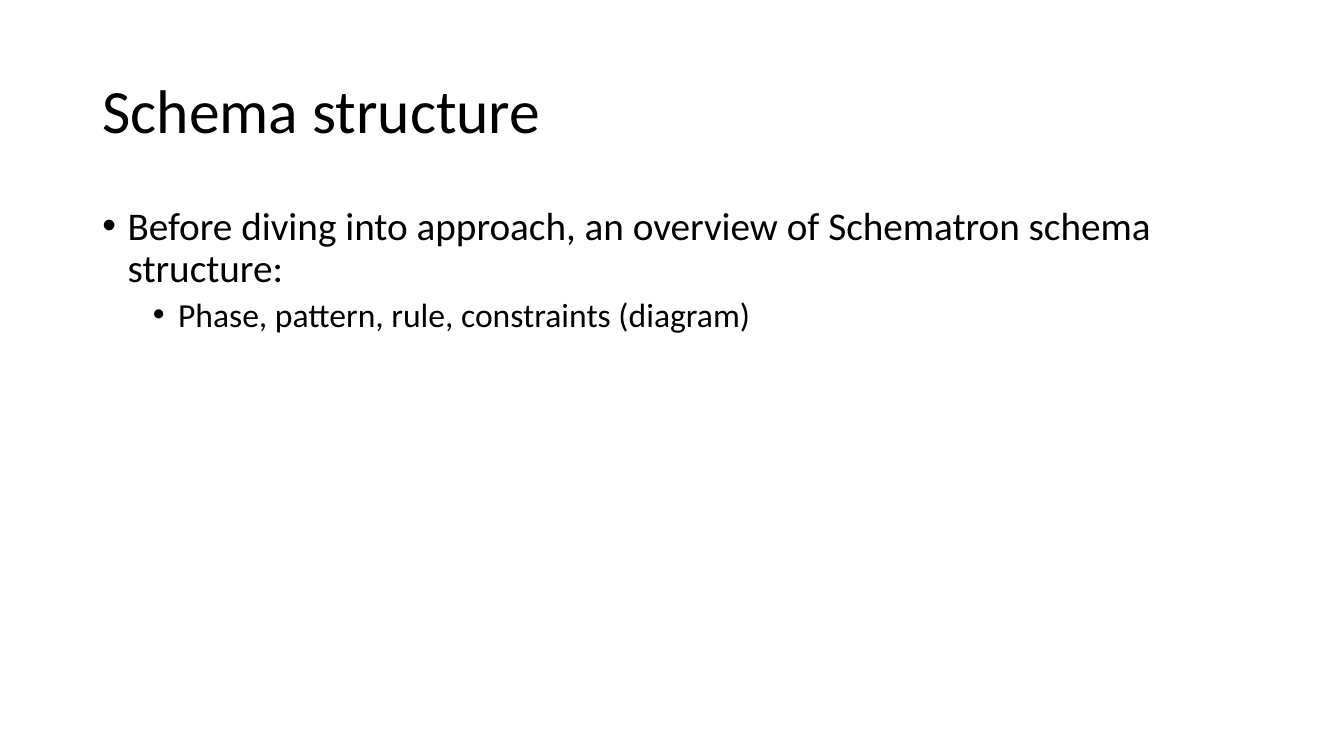
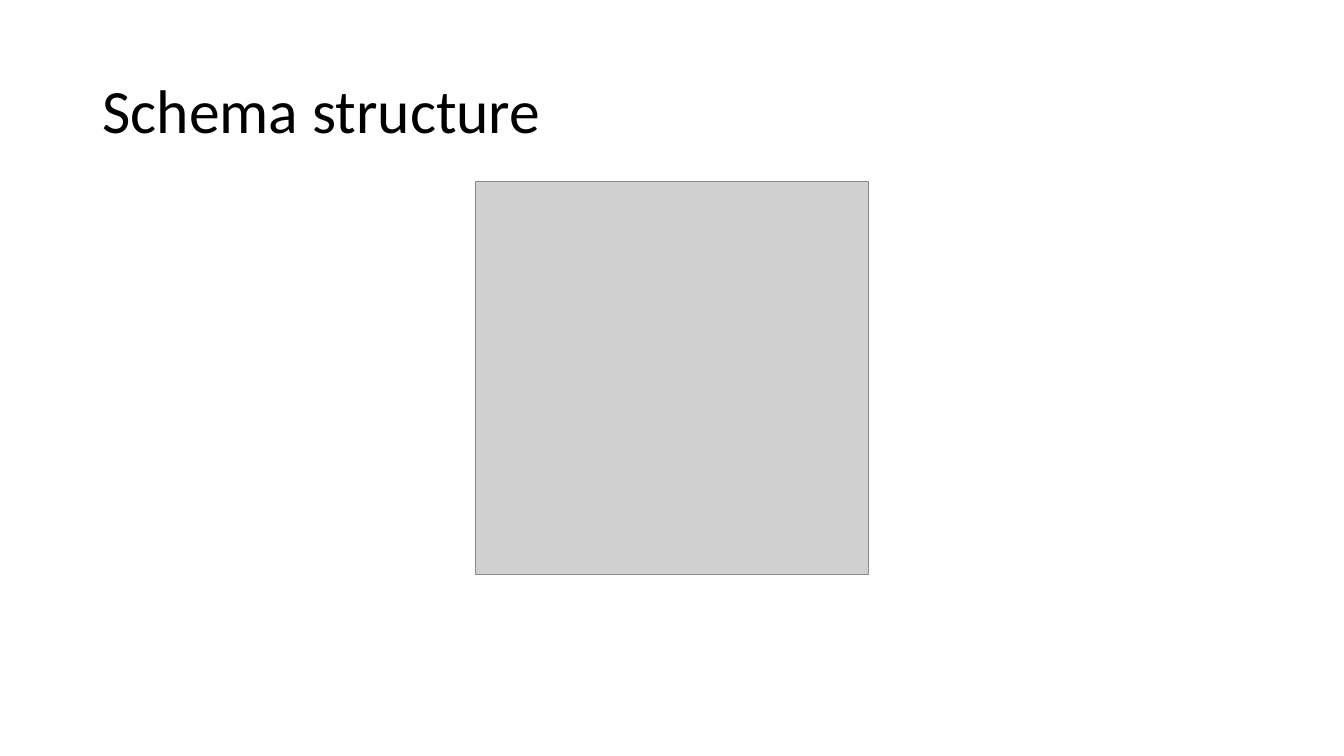
Before and after one commit to AndrewSales/XQS, a slide deck: slide 17 of Markup UK 2023 slides.pptx (slide 16 before the commit). Drawn at 1344x756 pixels with LibreOffice and Linux fonts; fonts in the diff are those of the drawing; grey boxes stand for pictures. Boxes give left, top, right and bottom in pixels: in the first picture for what was removed or moved away, otherwise in the second. Text is boxed around its words. In the diff, an @@ line names an element or a change of style, - is before the commit and + after.

```diff
--- a/Markup UK 2023 slides.pptx
+++ b/Markup UK 2023 slides.pptx
@@ picture added at (475,181,869,576) @@
@@ text removed at (128,212,1151,333) @@
-• Before diving into approach, an overview of Schematron schema structure:
-  • Phase, pattern, rule, constraints (diagram)
```
Also in this commit, not shown: 2 other slides changed, 1 slide added, 8 other files.
